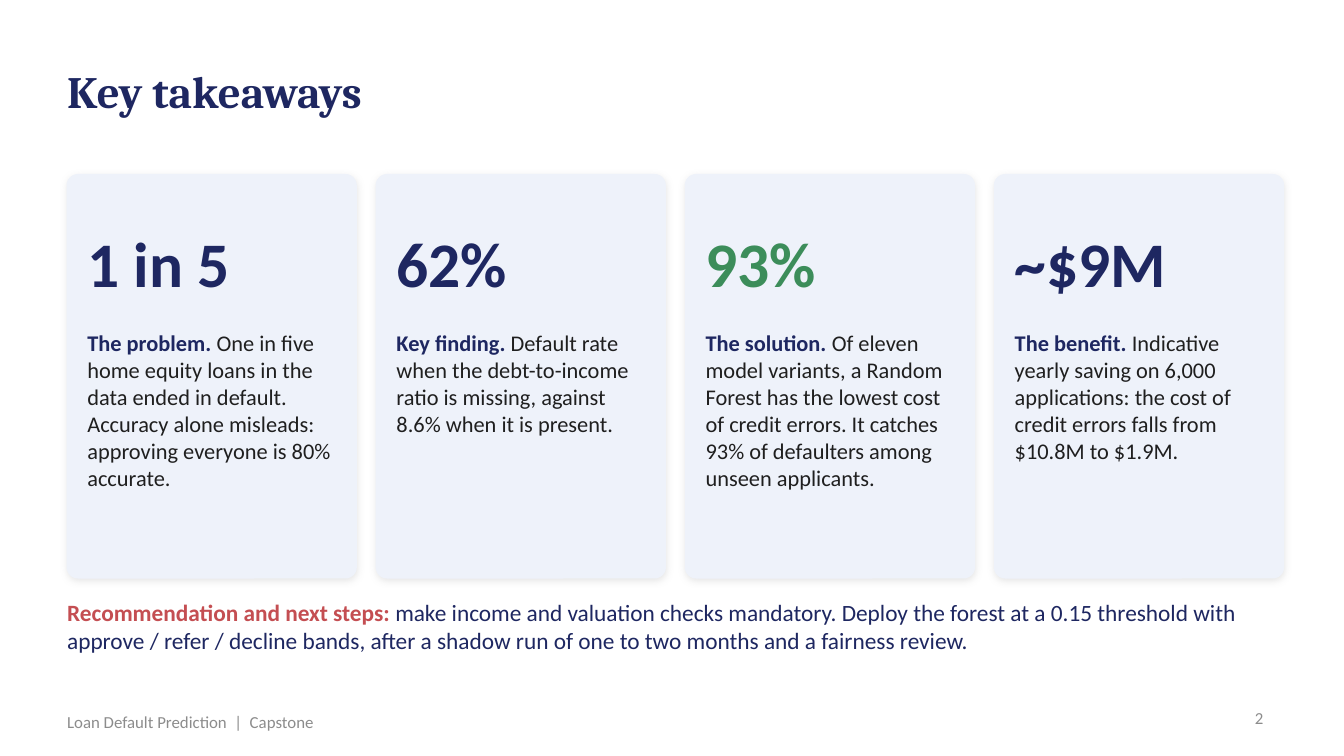
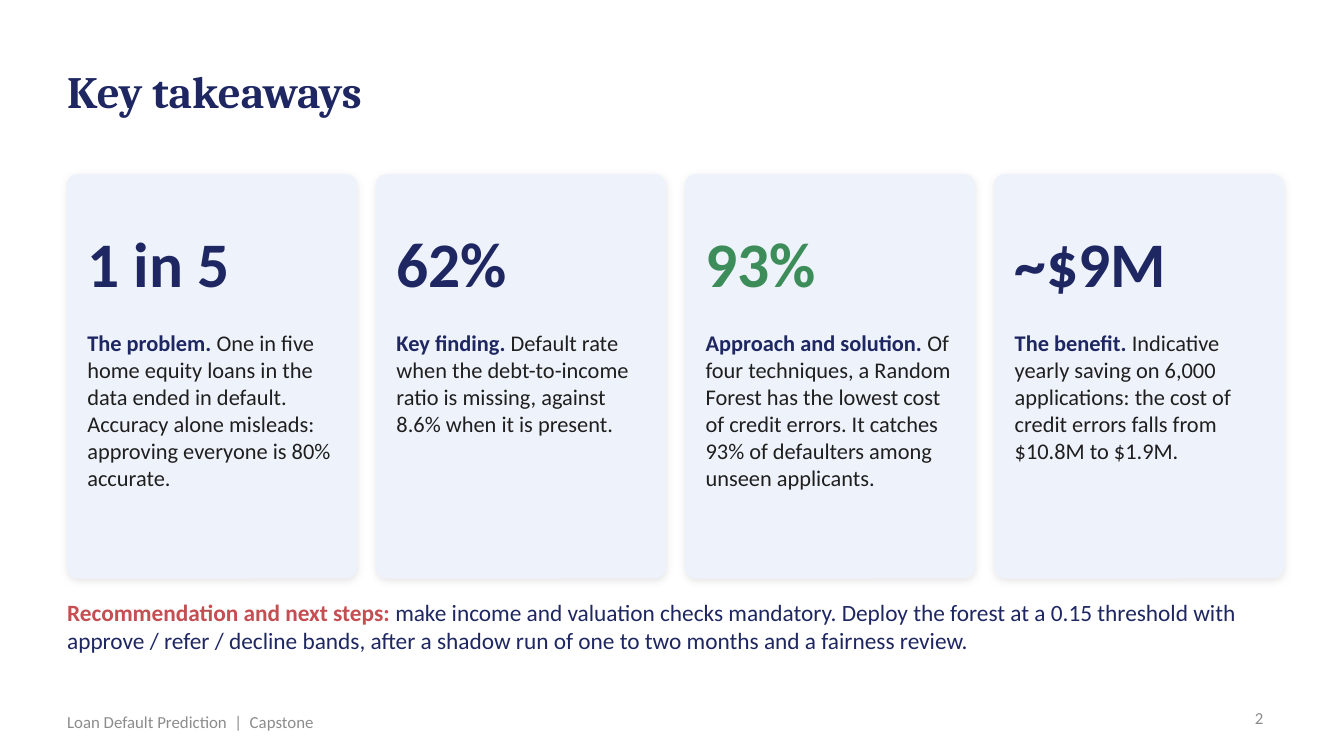
Before and after one commit to shubham1891/Personal-code, a slide deck: slide 2 of presentation/Loan_Default_Prediction_Presentation.pptx. Drawn at 1344x756 pixels with LibreOffice and Linux fonts; fonts in the diff are those of the drawing. Boxes give left, top, right and bottom in pixels: in the first picture for what was removed or moved away, otherwise in the second. Text is boxed around its words. In the diff, an @@ line names an element or a change of style, - is before the commit and + after.

```diff
--- a/presentation/Loan_Default_Prediction_Presentation.pptx
+++ b/presentation/Loan_Default_Prediction_Presentation.pptx
@@ text at (706,335,950,490): text changed @@
-The solution. Of eleven model variants, a Random Forest has the lowest cost of credit errors. It catches 93% of defaulters among unseen applicants.
+Approach and solution. Of four techniques, a Random Forest has the lowest cost of credit errors. It catches 93% of defaulters among unseen applicants.
```
Also in this commit, not shown: 5 other slides changed, 6 other files.
